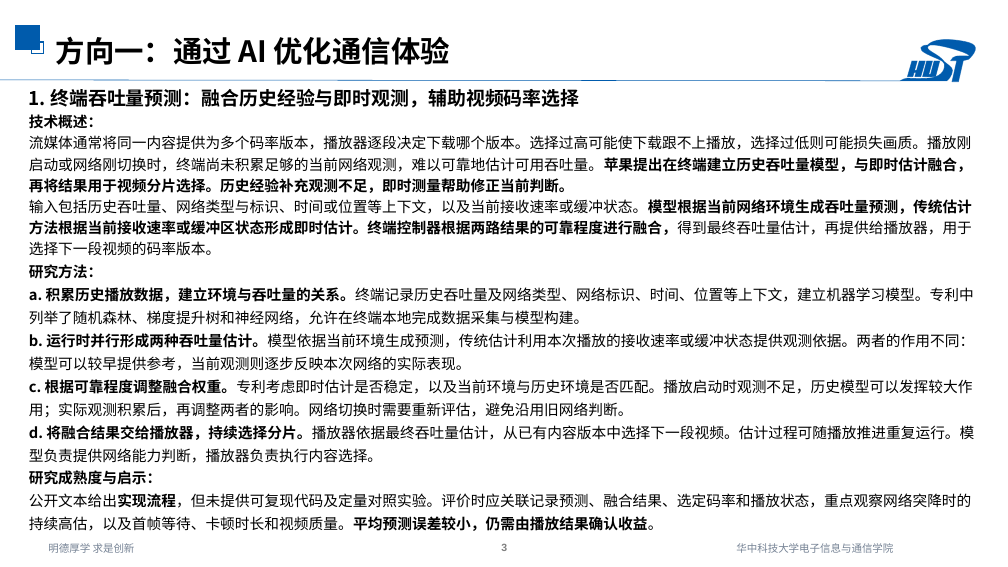
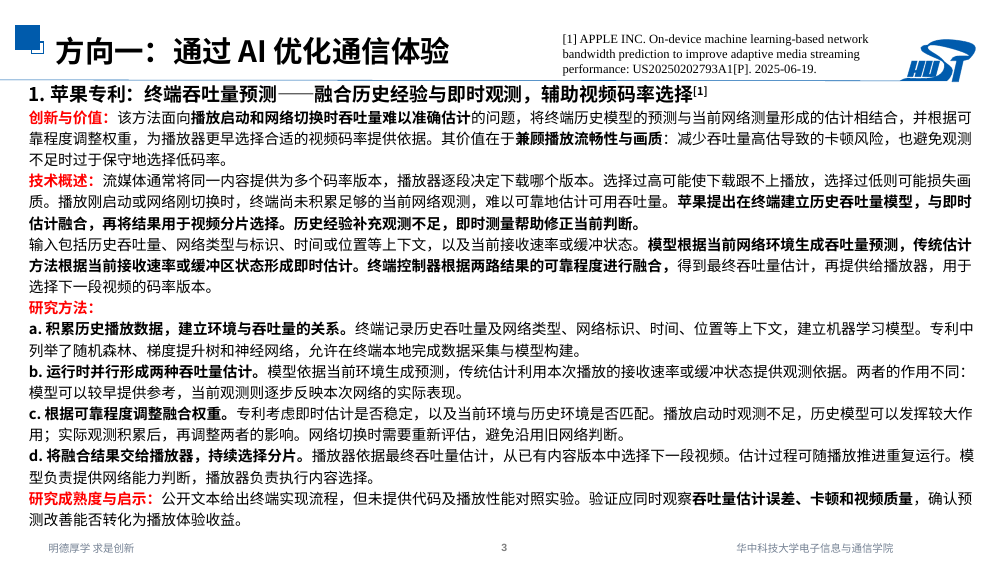
Before and after one commit to strings-pixel/self, a slide deck: slide 3 of 2026.10.10AI与通信融合研究进展调研三.pptx. Drawn at 1008x567 pixels with LibreOffice and Linux fonts; fonts in the diff are those of the drawing. Boxes give left, top, right and bottom in pixels: in the first picture for what was removed or moved away, otherwise in the second. Text is boxed around its words. In the diff, an @@ line names an element or a change of style, - is before the commit and + after.

```diff
--- a/2026.10.10AI与通信融合研究进展调研三.pptx
+++ b/2026.10.10AI与通信融合研究进展调研三.pptx
@@ text added at (563,34,868,76), 12 pt, text #000000 @@
+[1] APPLE INC. On-device machine learning-based network bandwidth prediction to improve adaptive media streaming performance: US20250202793A1[P]. 2025-06-19.
@@ text at (29,85,972,231): text changed @@
-1. 终端吞吐量预测：融合历史经验与即时观测，辅助视频码率选择
-技术概述：
-流媒体通常将同一内容提供为多个码率版本，播放器逐段决定下载哪个版本。选择过高可能使下载跟不上播放，选择过低则可能损失画质。播放刚启动或网络刚切换时，终端尚未积累足够的当前网络观测，难以可靠地估计可用吞吐量。苹果提出在终端建立历史吞吐量模型，与即时估计融合，再将结果用于视频分片选择。历史经验补充观测不足，即时测量帮助修正当前判断。
+1. 苹果专利：终端吞吐量预测——融合历史经验与即时观测，辅助视频码率选择[1]
+创新与价值：该方法面向播放启动和网络切换时吞吐量难以准确估计的问题，将终端历史模型的预测与当前网络测量形成的估计相结合，并根据可靠程度调整权重，为播放器更早选择合适的视频码率提供依据。其价值在于兼顾播放流畅性与画质：减少吞吐量高估导致的卡顿风险，也避免观测不足时过于保守地选择低码率。
+技术概述：流媒体通常将同一内容提供为多个码率版本，播放器逐段决定下载哪个版本。选择过高可能使下载跟不上播放，选择过低则可能损失画质。播放刚启动或网络刚切换时，终端尚未积累足够的当前网络观测，难以可靠地估计可用吞吐量。苹果提出在终端建立历史吞吐量模型，与即时估计融合，再将结果用于视频分片选择。历史经验补充观测不足，即时测量帮助修正当前判断。
@@ text at (29,300,974,485): text colour #000000 to #FF0000 in "研究方法："; line spacing 1.3 to 1.2 @@
@@ text at (29,491,972,527): text changed @@
-研究成熟度与启示：
-公开文本给出实现流程，但未提供可复现代码及定量对照实验。评价时应关联记录预测、融合结果、选定码率和播放状态，重点观察网络突降时的持续高估，以及首帧等待、卡顿时长和视频质量。平均预测误差较小，仍需由播放结果确认收益。
+研究成熟度与启示：公开文本给出终端实现流程，但未提供代码及播放性能对照实验。验证应同时观察吞吐量估计误差、卡顿和视频质量，确认预测改善能否转化为播放体验收益。
```
Also in this commit, not shown: 6 other slides changed, 1 other file.
